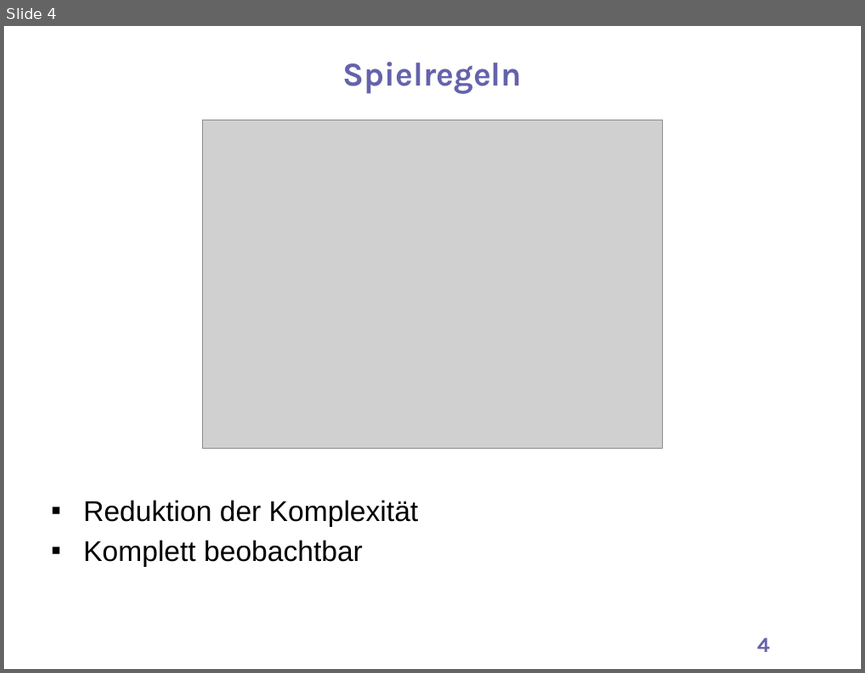
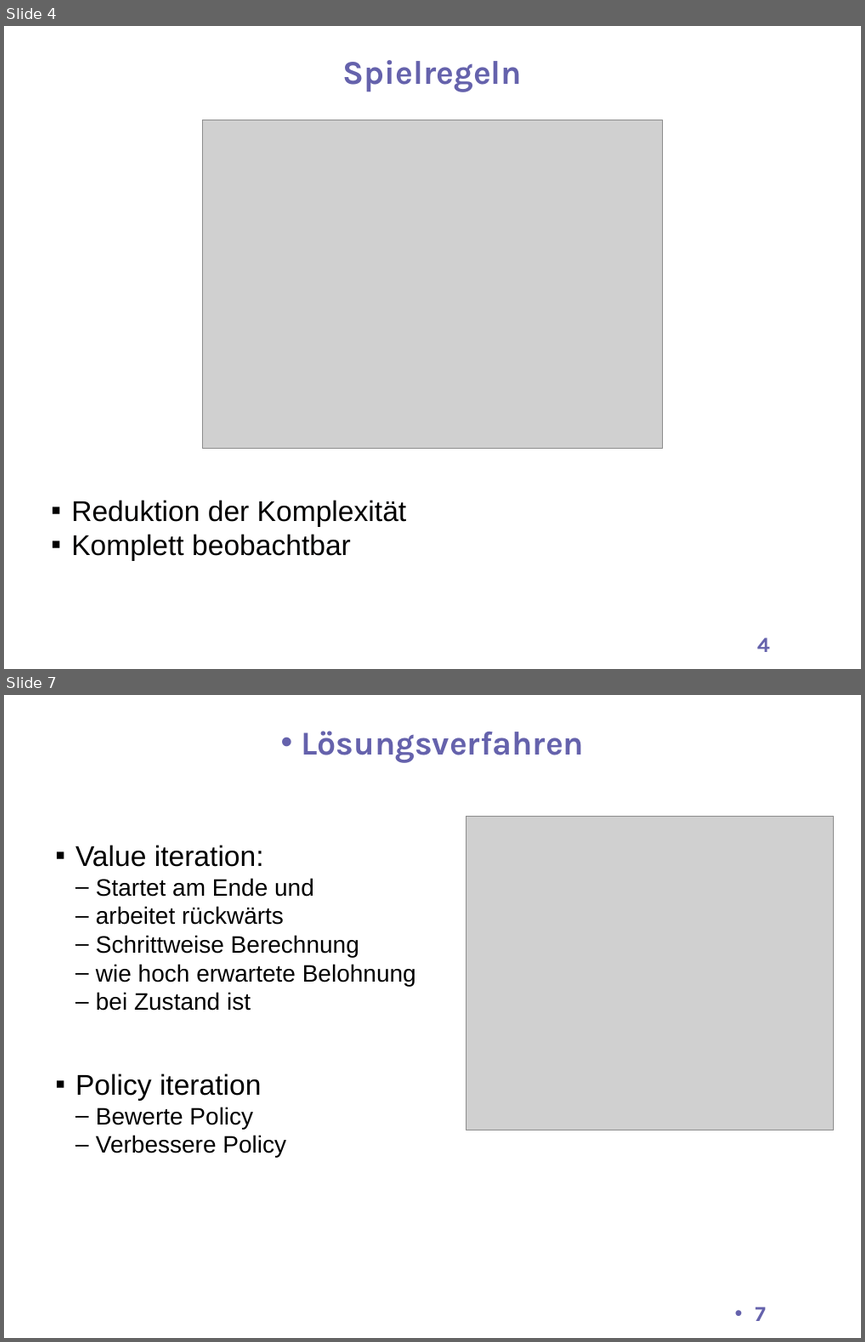
Before and after one commit to gerhardkurz/roboZen, a slide deck: presentation/1/praesentation1 (1).pptx. Shown one above the other, each under a label of ours: slide 4 before the commit, slides 4 and 7 after it; the slides between them are not shown. The pictures are 865x673 and 865x1342 pixels, drawn with LibreOffice and Linux fonts; fonts in the diff are those of the drawing; grey boxes stand for pictures; background and template pictures are left out. Boxes give left, top, right and bottom in pixels: in the first picture for what was removed or moved away, otherwise in the second. Text is boxed around its words. In the diff, an @@ line names an element or a change of style, - is before the commit and + after.

```diff
--- a/presentation/1/praesentation1 (1).pptx
+++ b/presentation/1/praesentation1 (1).pptx
@@ slide 7 added at [4, 695, 861, 1338], background #FFFFFF @@
@@ text added at [301, 731, 584, 763], 28 pt, text #6562AC, bold @@
+• Lösungsverfahren
@@ picture added at [466, 817, 833, 1130] @@
@@ text added at [75, 845, 416, 1157], 20 pt, text #000000 @@
+▪ Value iteration:
+  – Startet am Ende und
+  – arbeitet rückwärts
+  – Schrittweise Berechnung
+  – wie hoch erwartete Belohnung
+  – bei Zustand ist
+▪ Policy iteration
+  – Bewerte Policy
+  – Verbessere Policy
@@ page number added at [755, 1306, 766, 1321], 18 pt, text #6562AC, bold @@
+• 7
@@ slide 4 changed as well @@
@@ text "Spielregeln" at [343, 60, 522, 92]: line spacing 1.1 to 1 @@
@@ text "Reduktion der Komplexität" at [71, 499, 406, 561]: indent changed; less space between paragraphs @@
```
Also in this commit, not shown: 3 other slides changed, 2 other slides added, 1 other file.
